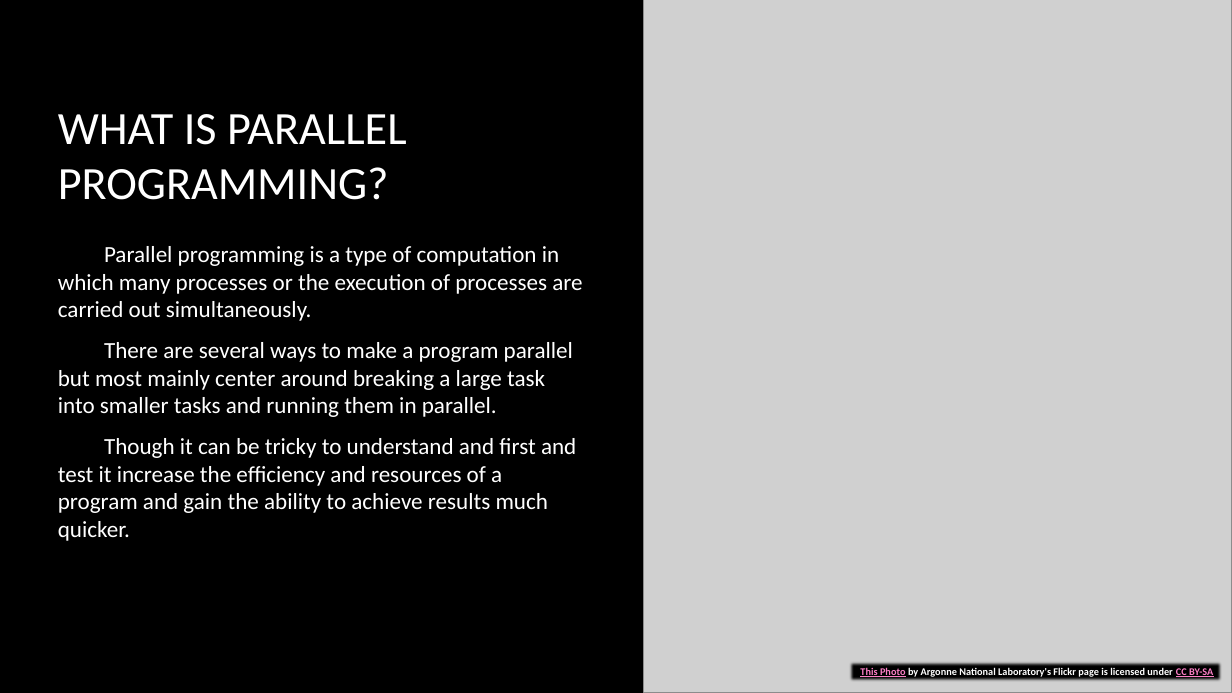
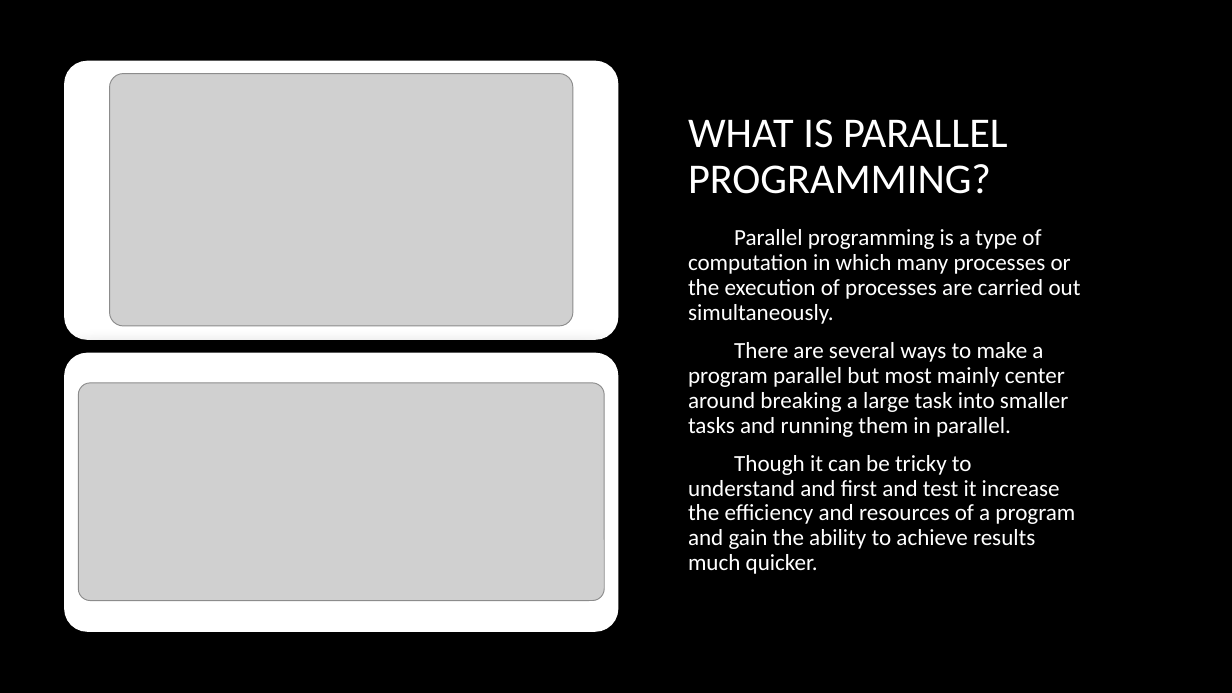
Before and after one commit to MariaPrograms/RayCasting, a slide deck: slide 8 of Graphics and Computational Programming.pptx. Drawn at 1232x693 pixels with LibreOffice and Linux fonts; fonts in the diff are those of the drawing; grey boxes stand for pictures; background and template pictures are left out. Boxes give left, top, right and bottom in pixels: in the first picture for what was removed or moved away, otherwise in the second. Text is boxed around its words. In the diff, an @@ line names an element or a change of style, - is before the commit and + after.

```diff
--- a/Graphics and Computational Programming.pptx
+++ b/Graphics and Computational Programming.pptx
@@ picture removed at (644,0,1232,693) @@
@@ rounded rectangle added at (67,63,616,337), fill #FFFFFF, outline #FFFFFF 4 pt @@
@@ picture added at (110,74,574,326) @@
@@ title "WHAT IS PARALLEL PROGRAMMING?": place and size @@
-title "WHAT IS PARALLEL PROGRAMMING?" at (58,114,407,200)
+title "WHAT IS PARALLEL PROGRAMMING?" at (688,119,1008,194)
@@ title "WHAT IS PARALLEL PROGRAMMING?" at (688,119,1008,194): size 36 to 33 pt; line spacing 1 to 0.9 @@
@@ text "Parallel programming is a type ...": place and size @@
-text "Parallel programming is a type ..." at (58,246,582,541)
+text "Parallel programming is a type ..." at (688,229,1081,574)
@@ text "Parallel programming is a type ..." at (688,229,1081,574): line spacing 1 to 0.9; vertical alignment top to middle @@
@@ rounded rectangle added at (67,355,616,629), fill #FFFFFF, outline #FFFFFF 4 pt @@
@@ picture added at (79,383,604,601) @@
@@ rectangle removed at (848,661,1223,683) @@
-This Photo by Argonne National Laboratory's Flickr page is licensed under CC BY-SA
```
Also in this commit, not shown: 5 other slides changed, 2 slides removed, 5 other files.
